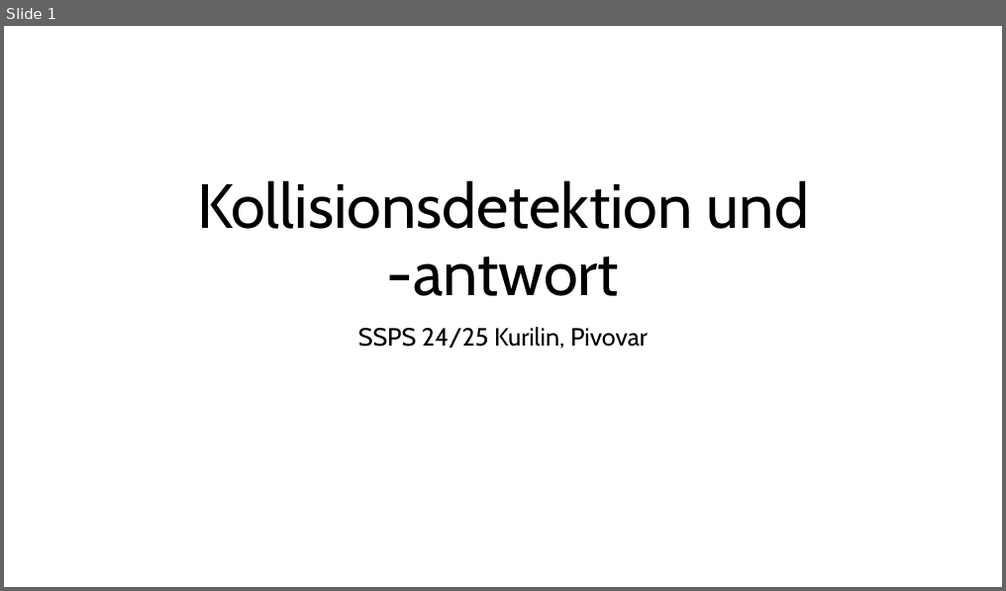
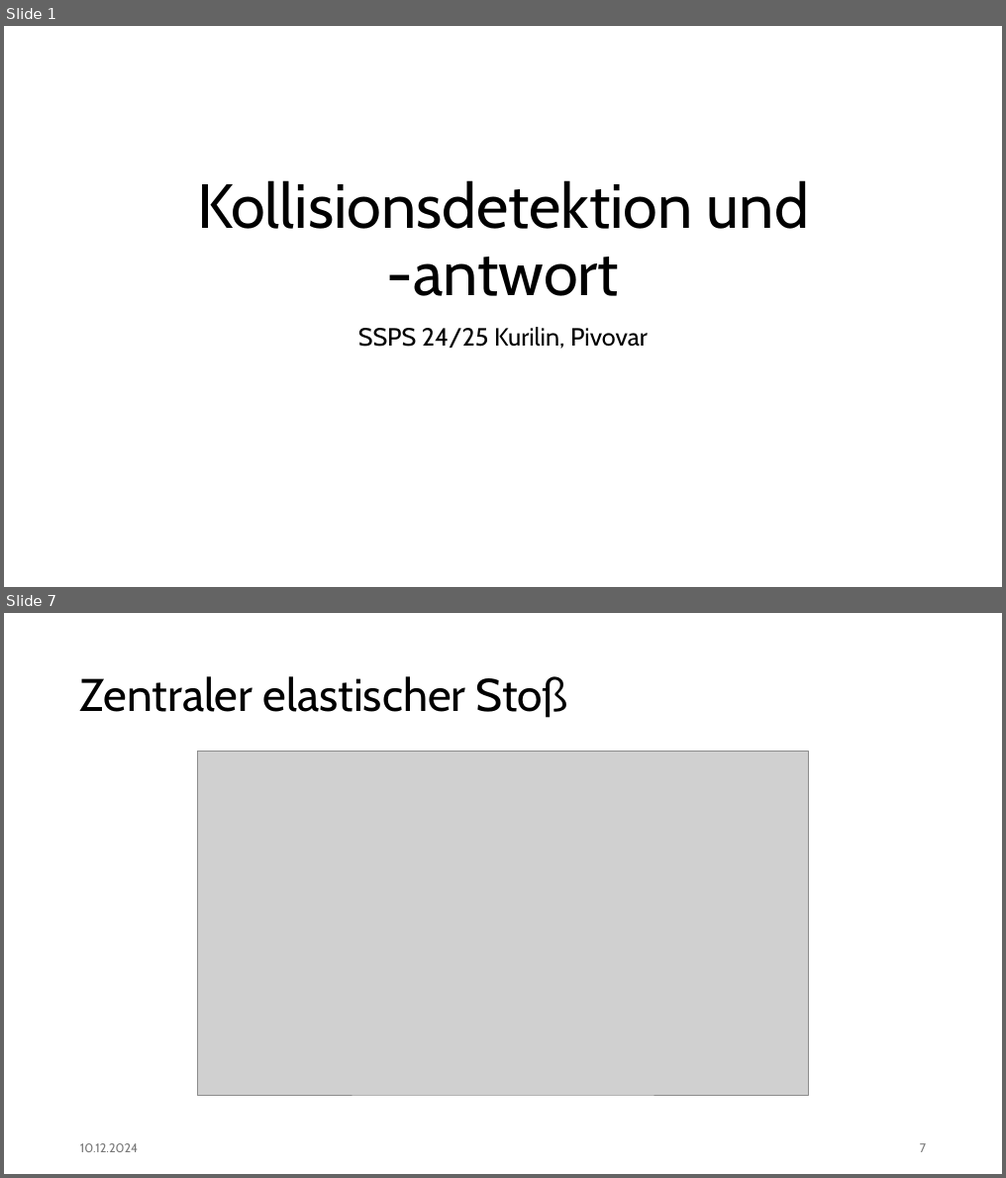
Before and after one commit to rippeddeadlift/Billard_SSDS, a slide deck: SSPS_11.12_sketch.pptx. Shown one above the other, each under a label of ours: slide 1 before the commit, slides 1 and 7 after it; the slides between them are not shown. The pictures are 1006x591 and 1006x1178 pixels, drawn with LibreOffice and Linux fonts; fonts in the diff are those of the drawing; grey boxes stand for pictures. Boxes give left, top, right and bottom in pixels: in the first picture for what was removed or moved away, otherwise in the second. Text is boxed around its words. In the diff, an @@ line names an element or a change of style, - is before the commit and + after.

```diff
--- a/SSPS_11.12_sketch.pptx
+++ b/SSPS_11.12_sketch.pptx
@@ slide 7 added at [4, 613, 1002, 1174], background #FFFFFF @@
@@ title added at [80, 676, 568, 718], 44 pt, text #000000 @@
+Zentraler elastischer Stoß
@@ picture added at [197, 752, 809, 1095] @@
@@ text added at [80, 1144, 138, 1153], 12 pt, text #797979 @@
+10.12.2024
@@ page number added at [920, 1144, 926, 1153], 12 pt, text #797979 @@
+7
```
Also in this commit, not shown: 7 slides changed, 5 other slides added, 1 slide removed, 8 other files.
